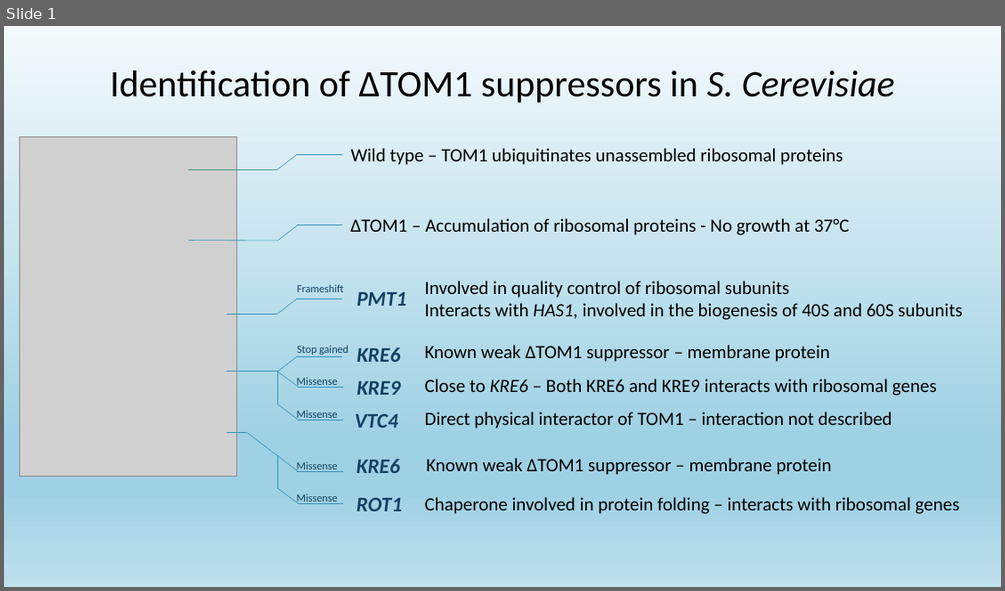
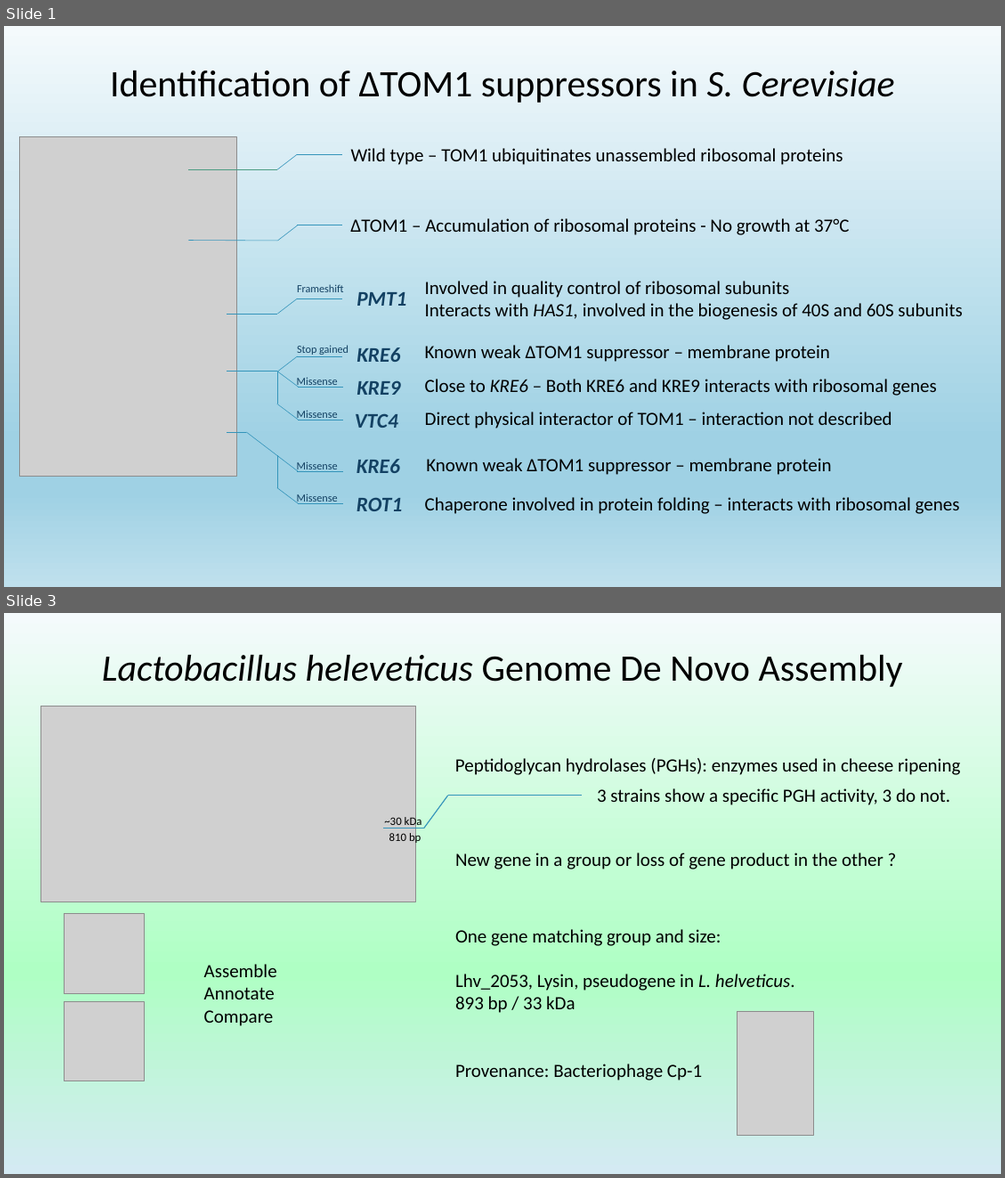
Before and after one commit to ThibaultSchowing/bioinfo_insillico, a slide deck: Presentation/BC7107_Schowing.pptx. Shown one above the other, each under a label of ours: slide 1 before the commit, slides 1 and 3 after it; the slides between them are not shown. The pictures are 1005x591 and 1005x1178 pixels, drawn with LibreOffice and Linux fonts; fonts in the diff are those of the drawing; grey boxes stand for pictures. Boxes give left, top, right and bottom in pixels: in the first picture for what was removed or moved away, otherwise in the second. Text is boxed around its words. In the diff, an @@ line names an element or a change of style, - is before the commit and + after.

```diff
--- a/Presentation/BC7107_Schowing.pptx
+++ b/Presentation/BC7107_Schowing.pptx
@@ slide 3 added at bbox=[4, 613, 1001, 1174], background gradient #F4FAFC to #AFFFC4 to #D4EAF3 @@
@@ title added at bbox=[102, 655, 903, 687], 36 pt, text #000000, italic @@
+Lactobacillus heleveticus Genome De Novo Assembly
@@ picture added at bbox=[40, 706, 415, 902] @@
@@ text added at bbox=[455, 758, 960, 775], 18 pt, text #000000 @@
+Peptidoglycan hydrolases (PGHs): enzymes used in cheese ripening
@@ line added from (424, 828) to (448, 795), #3494BA 1 pt @@
@@ line added from (448, 795) to (582, 795), #3494BA 1 pt @@
@@ text added at bbox=[597, 788, 950, 805], 18 pt, text #000000 @@
+3 strains show a specific PGH activity, 3 do not.
@@ text added at bbox=[384, 815, 422, 828], 11 pt, text #000000 @@
+~30 kDa
@@ line added from (383, 828) to (424, 828), #3494BA 1 pt @@
@@ text added at bbox=[389, 832, 421, 845], 11 pt, text #000000 @@
+810 bp
@@ text added at bbox=[455, 852, 883, 869], 18 pt, text #000000 @@
+New gene in a group or loss of gene product in the other ?
@@ picture added at bbox=[64, 914, 144, 994] @@
@@ text added at bbox=[455, 929, 795, 1080], 18 pt, text #000000 @@
+One gene matching group and size:
+Lhv_2053, Lysin, pseudogene in L. helveticus.
+893 bp / 33 kDa
+Provenance: Bacteriophage Cp-1
@@ text added at bbox=[204, 964, 277, 1026], 18 pt, text #000000 @@
+Assemble
+Annotate
+Compare
@@ picture added at bbox=[64, 1001, 144, 1081] @@
@@ picture added at bbox=[736, 1011, 813, 1135] @@
```
Also in this commit, not shown: 1 slide changed.
